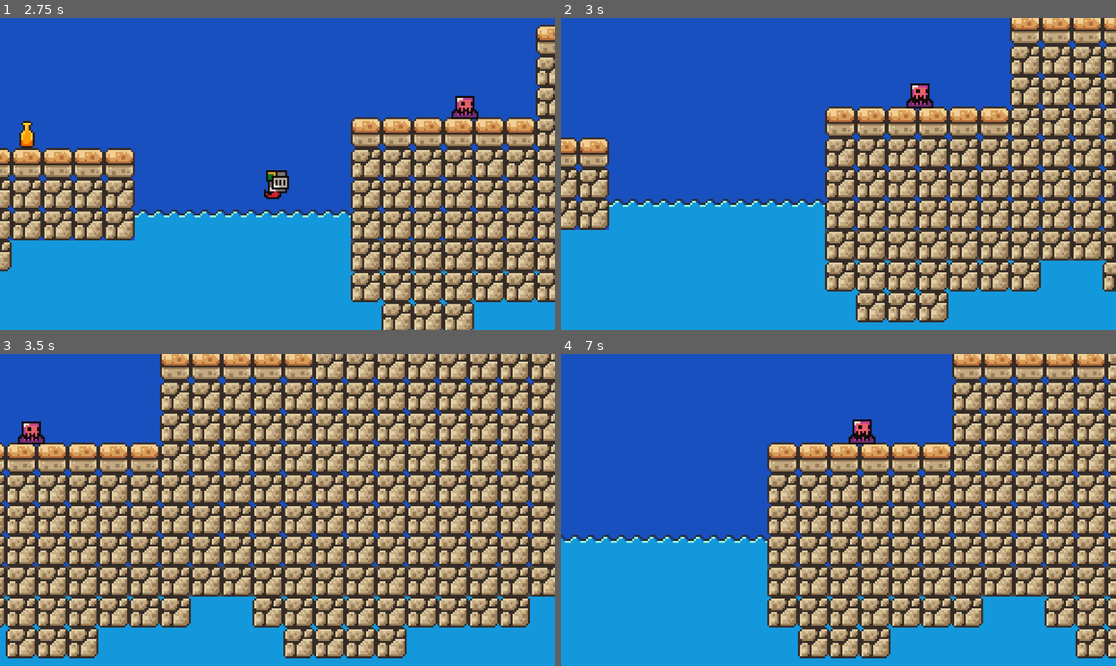
Above: before the commit, frames 1-4 (two rows, left to right).
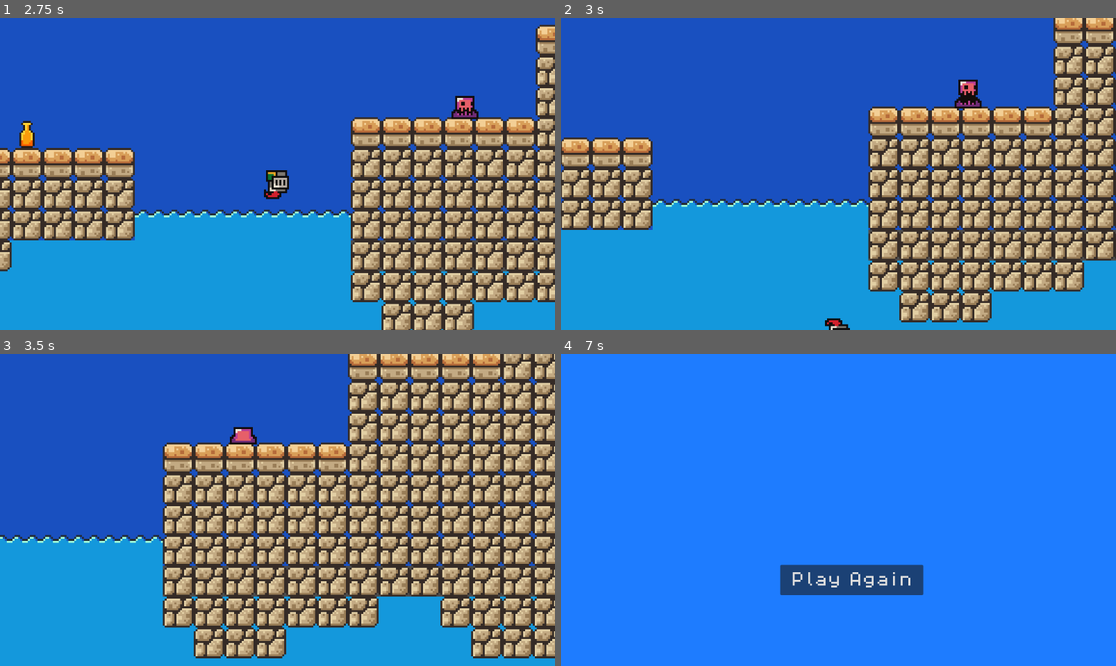
Above: after the commit, the same moments.

Repository: mproyyan/coin-hunter
Game: Godot game, scene res://scenes/game.tscn
Same seed, same stepped clock (60 frames per second), same inputs: the game is played once before the commit and once after it.
Inputs:
- Up to frame 1 (2.75 s): tap Enter (ui_accept) at 0.5 s; hold Right (ui_right) 0.53-2.03 s; tap R (rollin) at 0.6, 1.35, 2.3 s; tap Space (jump) at 0.77, 1.52 s; hold Left (ui_left) from 2.03 s (still down); tap Down (squat) at 2.1 s
- Up to frame 2 (3 s): release Left (ui_left) at 2.78 s; hold Right (ui_right) from 2.78 s (still down); tap R (rollin) at 2.85 s
- Up to frame 3 (3.5 s): keep holding Right (ui_right); tap Space (jump) at 3.02 s
- Up to frame 4 (7 s): tap R (rollin) at 3.6, 4.55, 5.1, 5.85, 6.8 s; tap Space (jump) at 3.77, 4.52, 6.02, 6.77 s; release Right (ui_right) at 4.28 s; hold Left (ui_left) 4.28-5.03 s; tap Down (squat) at 4.35, 6.6 s; hold Right (ui_right) 5.03-5.78 s; hold Left (ui_left) from 5.78 s (still down)

Frame 1 is identical in both runs. In frame 2, 34% of the frame differs, in the area x 0-100%, y 0-100%; in frame 3, 64%; in frame 4, 100%.

Commit message:
Player die if enter killzone

Diff:
--- a/scripts/killzone.gd
+++ b/scripts/killzone.gd
@@ -1,4 +1,6 @@
 extends Area2D
 
 func _on_body_entered(body: Node2D) -> void:
-	pass
+	if body.has_method("player") and Global.player_alive:
+		body.get_node("CollisionShape2D").queue_free()
+		body.damage_taken(100)
--- a/scripts/player.gd
+++ b/scripts/player.gd
@@ -16,6 +16,9 @@
 var rollin_in_progress = false
 var knockback_in_progress = false
 var die_animation_played = false
+
+func player():
+	pass
 
 func _physics_process(delta: float) -> void:
 	# Add the gravity.
